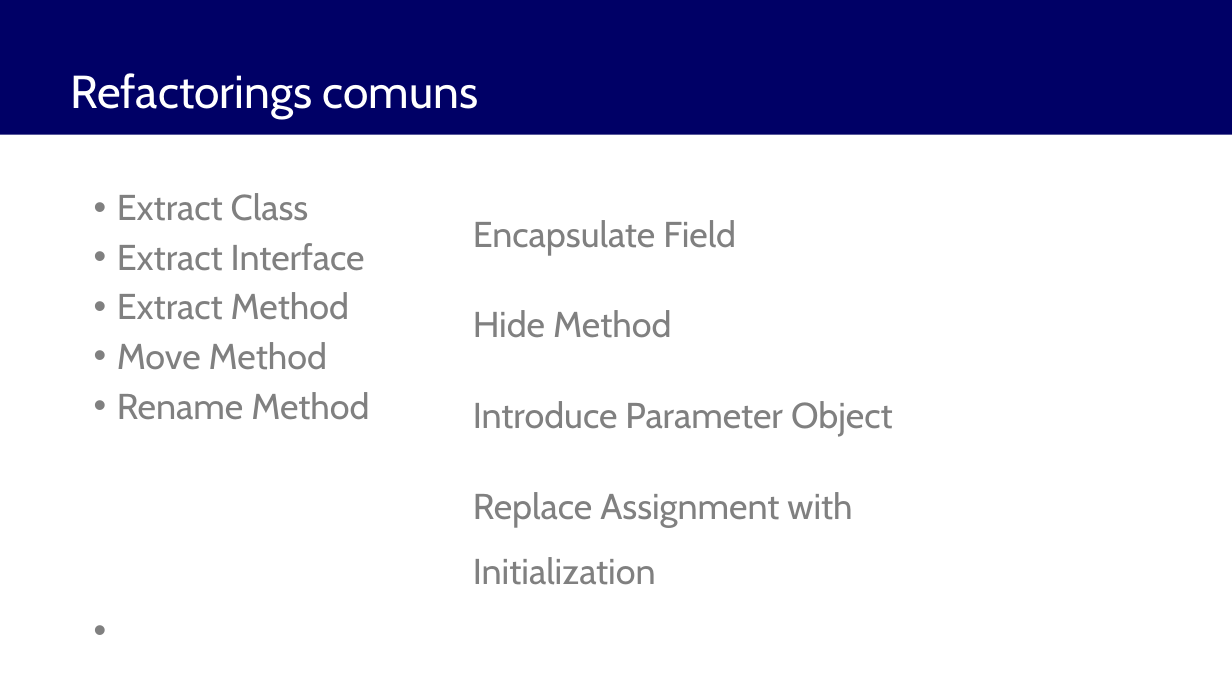
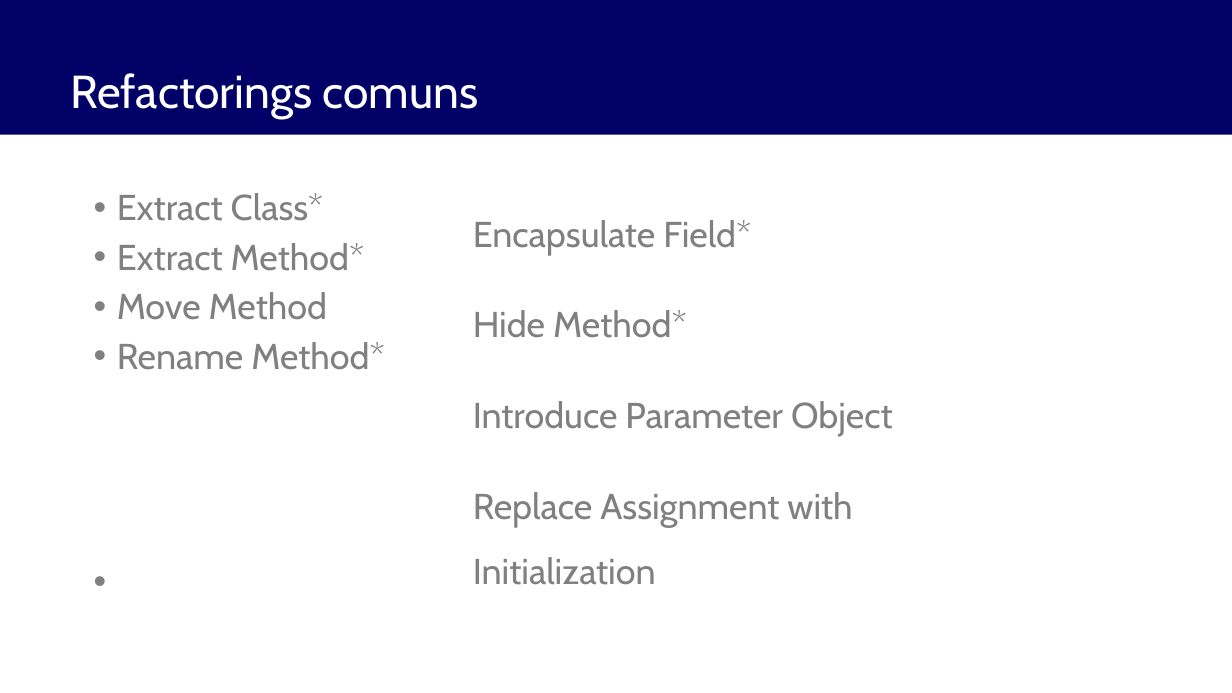
Before and after one commit to fabiomargarito/Cursos, a slide deck: slide 88 of ppt/Fundamentos em Arquitetura de Software com C# - Modulo 2.pptx. Drawn at 1232x693 pixels with LibreOffice and Linux fonts; fonts in the diff are those of the drawing. Boxes give left, top, right and bottom in pixels: in the first picture for what was removed or moved away, otherwise in the second. Text is boxed around its words. In the diff, an @@ line names an element or a change of style, - is before the commit and + after.

Commit message:
Adicao da aplicacao de Refactoring

```diff
--- a/ppt/Fundamentos em Arquitetura de Software com C# - Modulo 2.pptx
+++ b/ppt/Fundamentos em Arquitetura de Software com C# - Modulo 2.pptx
@@ text at <box>117,193,365,271</box>: text changed @@
-Extract Class
-Extract Interface
-Extract Method
+Extract Class*
+Extract Method*
@@ text at <box>473,220,751,338</box>: text changed @@
-Encapsulate Field
-Hide Method
+Encapsulate Field*
+Hide Method*
@@ text at <box>117,342,385,370</box>: text changed @@
-Rename Method
+Rename Method*
```
Also in this commit, not shown: 1 other slide changed, 1 slide added, 39 other files.
